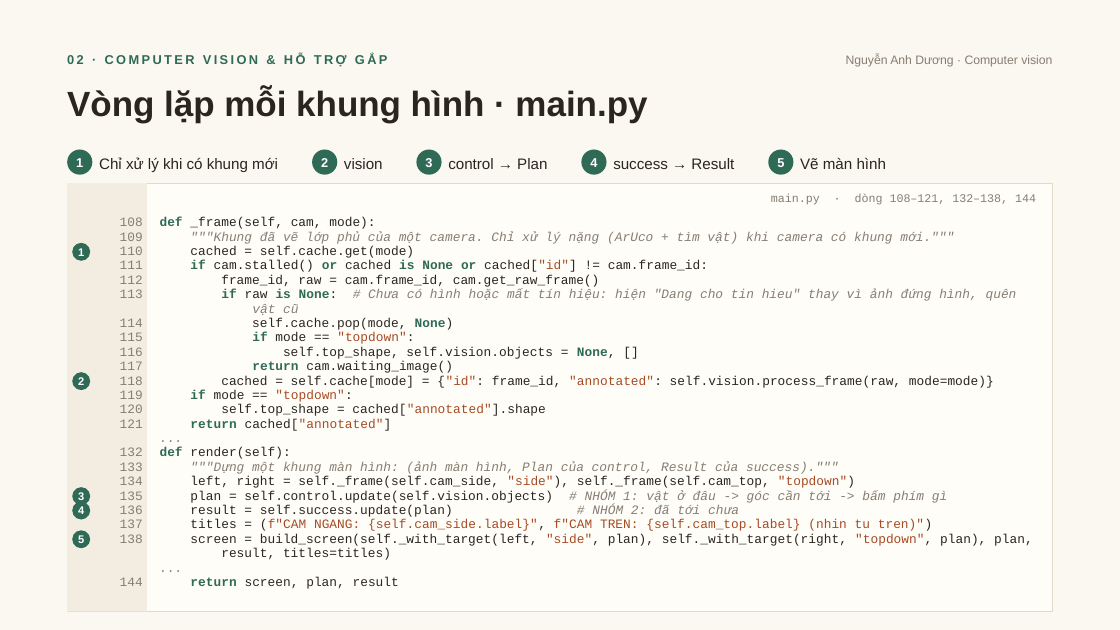
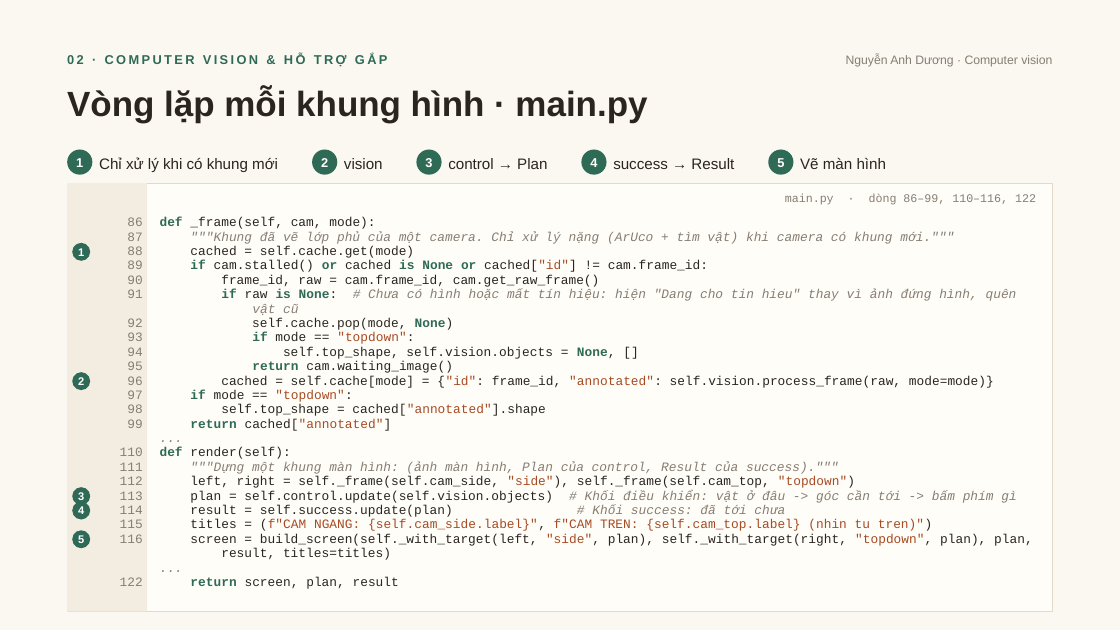
Before and after one commit to DuongNAD/Project_IoT, a slide deck: slide 3 of slides/Phan2_LuongDuLieu_Code.pptx. Drawn at 1120x630 pixels with LibreOffice and Linux fonts; fonts in the diff are those of the drawing. Boxes give left, top, right and bottom in pixels: in the first picture for what was removed or moved away, otherwise in the second. Text is boxed around its words. In the diff, an @@ line names an element or a change of style, - is before the commit and + after.

```diff
--- a/slides/Phan2_LuongDuLieu_Code.pptx
+++ b/slides/Phan2_LuongDuLieu_Code.pptx
@@ text at <box>785,194,1036,205</box>: text changed @@
-main.py · dòng 108–121, 132–138, 144
+main.py · dòng 86–99, 110–116, 122
@@ text at <box>127,217,142,428</box>: text changed @@
-108
-109
+86
+87
+88
+89
+90
+91
+92
+93
+94
+95
+96
+97
+98
+99
@@ text at <box>190,490,1016,519</box>: text changed @@
-plan = self.control.update(self.vision.objects) # NHÓM 1: vật ở đâu -> góc cần tới -> bấm phím gì
-result = self.success.update(plan) # NHÓM 2: đã tới chưa
+plan = self.control.update(self.vision.objects) # Khối điều khiển: vật ở đâu -> góc cần tới -> bấm phím gì
+result = self.success.update(plan) # Khối success: đã tới chưa
@@ text at <box>120,577,143,586</box>: text changed @@
-117
-118
-119
-120
-121
-132
-133
-134
-135
-136
-137
-138
-144
+122
```
Also in this commit, not shown: 29 other files.
